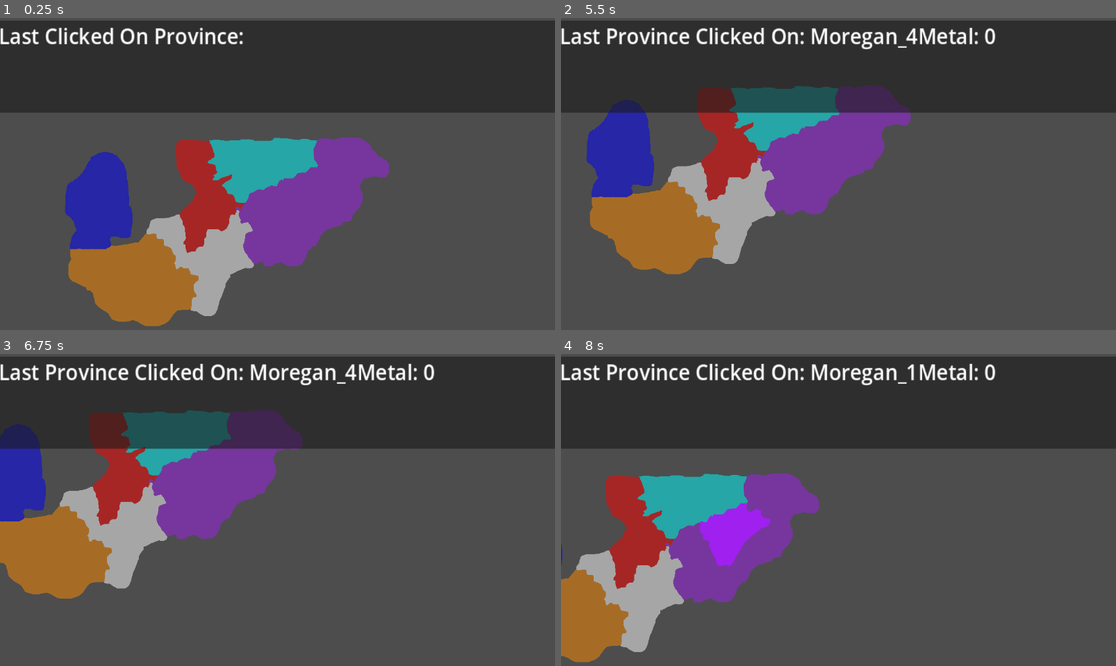
Above: before the commit, frames 1-4 (two rows, left to right).
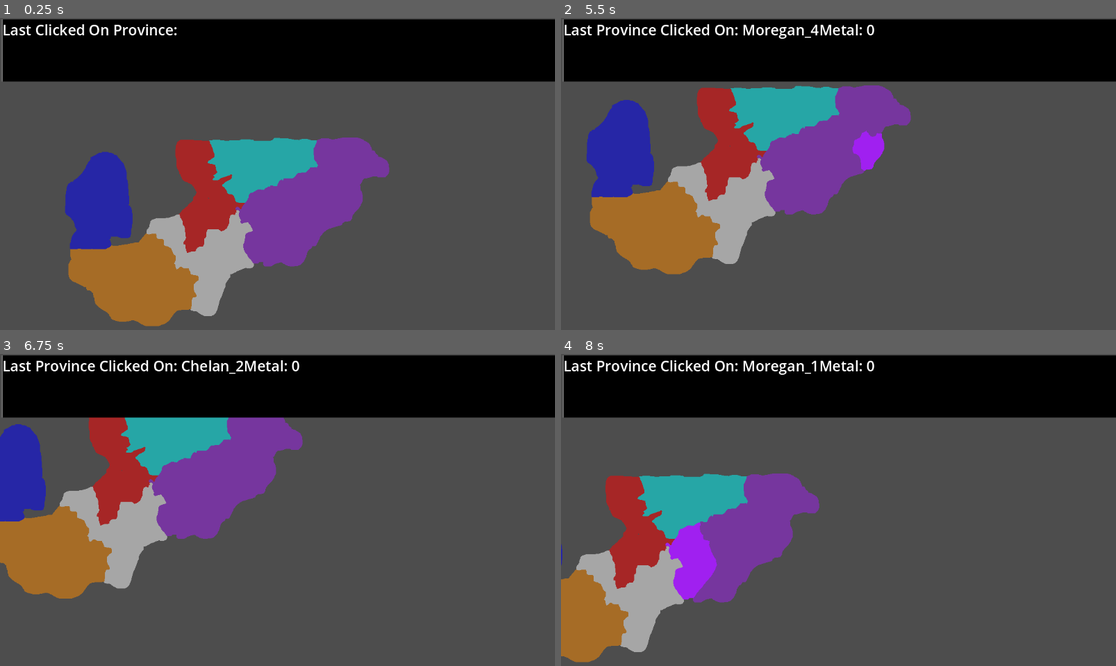
Above: after the commit, the same moments.

Repository: ParkerVetter1/GodotGrandStrategyProject
Game: Godot game, scene res://Scenes/Main.tscn
Same seed, same stepped clock (60 frames per second), same inputs: the game is played once before the commit and once after it.
Inputs (mouse positions are in pixels of both pictures, inside the frame that each line leads up to):
- Up to frame 1 (0.25 s): no input
- Up to frame 2 (5.5 s): tap Enter at 0.5 s; move the mouse to (960, 158) at 0.52 s; hold D (MoveRight) 0.53-1.28 s; hold Shift (Shift) 0.53-1.28 s; click (960, 158) at 0.67 s; move the mouse to (727, 189) at 1.27 s; hold S (MoveDown) 1.28-2.03 s; tap Shift (Shift) at 1.35, 2.85, 4.35 s; click (727, 189) at 1.42 s; move the mouse to (894, 105) at 2.02 s; hold D (MoveRight) 2.03-2.78 s; hold Shift (Shift) 2.03-2.78 s; click (894, 105) at 2.17 s; move the mouse to (810, 236) at 2.77 s; hold W (MoveUp) 2.78-3.53 s; click (810, 236) at 2.92 s; move the mouse to (1005, 220) at 3.52 s; hold Shift (Shift) 3.53-4.28 s; hold A (MoveLeft) 3.53-5.03 s; click (1005, 220) at 3.67 s; move the mouse to (672, 127) at 4.27 s; click (672, 127) at 4.42 s; move the mouse to (866, 174) at 5.02 s; hold S (MoveDown) from 5.03 s (still down); hold Shift (Shift) from 5.03 s (still down); click (866, 174) at 5.17 s
- Up to frame 3 (6.75 s): move the mouse to (194, 432) at 5.77 s; release S (MoveDown) at 5.78 s; release Shift (Shift) at 5.78 s; hold D (MoveRight) 5.78-6.53 s; tap Shift (Shift) at 5.85 s; click (194, 432) at 5.92 s; move the mouse to (399, 494) at 6.52 s; hold W (MoveUp) from 6.53 s (still down); hold Shift (Shift) from 6.53 s (still down); click (399, 494) at 6.67 s
- Up to frame 4 (8 s): move the mouse to (727, 525) at 7.27 s; release W (MoveUp) at 7.28 s; release Shift (Shift) at 7.28 s; hold D (MoveRight) from 7.28 s (still down); tap Shift (Shift) at 7.35 s; click (727, 525) at 7.42 s

The runs differ from the first frame. In frame 1, 30% of the frame differs, in the area x 0-100%, y 0-31%; in frame 2, 30%; in frame 3, 30%; in frame 4, 32%, in the area x 0-100%, y 0-79%.
Error before the commit: Invalid access to property or key 'name' on a base object of type 'Nil'. (res://Scripts/UIManager.gd:16)

Commit message:
added backend to the provinces need to make the script for it though

Diff:
--- /dev/null
+++ b/Layouts/BlackPanel.tres
@@ -0,0 +1,4 @@
+[gd_resource type="StyleBoxFlat" format=3 uid="uid://bvhudybkgx0xy"]
+
+[resource]
+bg_color = Color(0, 0, 0, 1)
--- a/Scenes/Main.tscn
+++ b/Scenes/Main.tscn
@@ -24,16 +24,19 @@
 scale = Vector2(1.40104, 1.48148)
 script = ExtResource("3_c6ewo")
 
-[node name="MainUi" parent="Camera2D" instance=ExtResource("5_0227v")]
-anchors_preset = 8
-anchor_left = 0.5
-anchor_top = 0.5
-anchor_right = 0.5
-anchor_bottom = 0.5
-offset_left = -413.264
-offset_top = -215.325
-offset_right = -413.264
-offset_bottom = -215.325
+[node name="CanvasLayer" type="CanvasLayer" parent="."]
+layer = 3
+
+[node name="MainUi" parent="CanvasLayer" instance=ExtResource("5_0227v")]
+unique_name_in_owner = true
+offset_left = 4.0
+offset_top = 3.0
+offset_right = 1.0
+offset_bottom = 5.0
+mouse_filter = 1
+
+[node name="Regions_Data" type="Node" parent="."]
+unique_name_in_owner = true
 
 [connection signal="child_entered_tree" from="Regions" to="." method="_on_regions_child_entered_tree"]
 [connection signal="child_entered_tree" from="Regions" to="Regions" method="_on_child_entered_tree"]
--- a/Scenes/MainUI.tscn
+++ b/Scenes/MainUI.tscn
@@ -1,6 +1,7 @@
-[gd_scene load_steps=3 format=3 uid="uid://0vmeeoo6lau4"]
+[gd_scene load_steps=4 format=3 uid="uid://0vmeeoo6lau4"]
 
 [ext_resource type="Script" path="res://Scripts/UIManager.gd" id="1_nf2ua"]
+[ext_resource type="StyleBox" uid="uid://bvhudybkgx0xy" path="res://Layouts/BlackPanel.tres" id="2_uysxf"]
 
 [sub_resource type="LabelSettings" id="LabelSettings_0m8tt"]
 font_size = 30
@@ -12,16 +13,36 @@
 anchor_bottom = 1.0
 grow_horizontal = 2
 grow_vertical = 2
+size_flags_horizontal = 3
+size_flags_vertical = 3
 script = ExtResource("1_nf2ua")
 
 [node name="HeaderUIPanel" type="Panel" parent="."]
-layout_mode = 0
-offset_right = 1151.0
-offset_bottom = 129.0
+z_index = 8
+layout_mode = 1
+anchors_preset = -1
+anchor_right = 1.0
+anchor_bottom = 0.199
+offset_left = 0.5
+offset_right = -0.5
+offset_bottom = 0.0479889
+grow_horizontal = 2
+theme_override_styles/panel = ExtResource("2_uysxf")
 
 [node name="ClickedOnProvince" type="Label" parent="HeaderUIPanel"]
-layout_mode = 0
-offset_right = 371.0
-offset_bottom = 46.0
+layout_mode = 1
+anchors_preset = -1
+anchor_right = 0.322
+anchor_bottom = 0.357
+offset_right = 0.37796
+offset_bottom = -0.0530014
 text = "Last Clicked On Province: "
 label_settings = SubResource("LabelSettings_0m8tt")
+
+[node name="ColorRect" type="ColorRect" parent="."]
+layout_mode = 1
+anchors_preset = -1
+anchor_right = 1.003
+anchor_bottom = 0.199
+offset_right = 0.543945
+offset_bottom = 0.0479889
--- /dev/null
+++ b/Scenes/Region_Data.tscn
@@ -0,0 +1,3 @@
+[gd_scene format=3 uid="uid://blwm8t6fk0st0"]
+
+[node name="RegionData" type="Node"]
--- a/Scripts/Camera.gd
+++ b/Scripts/Camera.gd
@@ -2,8 +2,11 @@
 
 var speed = 120
 
+
 # Called when the node enters the scene tree for the first time.
 func _ready() -> void:
+	var mainUI = 	%MainUi
+	#mainUI.
 	pass # Replace with function body.
 
 func _process(delta):
--- a/Scripts/Main.gd
+++ b/Scripts/Main.gd
@@ -1,16 +1,22 @@
 extends Node2D
 
 @onready var mapImage = %SpriteMap
+
+@onready var regions_Data = %Regions_Data
 
 signal provinceWasClicked
 
 var referenceToRegionsNodes = []
 var referenceToAllProvinces = []
 
+var dataReferenceToRegionsNodes = []
+var dataReferenceToAllProvinces = []
+
 # Called when the node enters the scene tree for the first time.
 func _ready() -> void:
 	mapImage.visible = false
 	load_regions()
+	populateRegionsData()
 
 #the last clickedProvince
 func clickedNode(node):
@@ -22,6 +28,25 @@
 		for i in n.get_child_count():
 			k = k + 1
 			referenceToAllProvinces[k].connect("WasClicked", Callable(self, "clickedNode"))
+
+########### Regions_Data loading ###########
+func populateRegionsData():
+	for n in referenceToRegionsNodes.size():
+		var region = load("res://Scenes/Region_Data.tscn").instantiate()
+		region.name = referenceToRegionsNodes[n].name
+		dataReferenceToRegionsNodes.append(region)
+		regions_Data.add_child(region)
+		for i in referenceToRegionsNodes[n].get_child_count():
+				var province = load("res://Scenes/Region_Data.tscn").instantiate()
+				i += 1
+				province.name = referenceToRegionsNodes[n].name + "_" + str(i)
+				i -= 1
+				dataReferenceToAllProvinces.append(province)
+				region.add_child(province)
+
+########### Regions_Data loading ###########
+
+########### Regions loading ###########
 
 func load_regions():
 	var image = mapImage.get_texture().get_image()
@@ -72,6 +97,10 @@
 	get_node("Regions").add_child(region)
 	return region
 
+########### Regions loading ###########
+
+########### file import/ setup poylgons loading ###########
+
 func get_pixel_color_dict(image):
 	var pixel_color_dict = {}
 	for y in range(image.get_height()):
@@ -99,3 +128,5 @@
 	else:
 		print("Failed to open file:", filepath)
 		return null
+
+########### file import/ setup poylgons loading ###########
--- a/Scripts/UIManager.gd
+++ b/Scripts/UIManager.gd
@@ -2,6 +2,7 @@
 
 @onready var label = $HeaderUIPanel/ClickedOnProvince
 var clickedOnNode
+var clickedHappened = false
 
 # Called when the node enters the scene tree for the first time.
 func _ready() -> void:
@@ -9,8 +10,9 @@
 	MainNode.connect("provinceWasClicked", Callable(self, "clickedNode"))
 
 func clickedNode(nameOfNodeClicked):
+	clickedHappened = true
 	clickedOnNode = nameOfNodeClicked
-	#label.text = "Last Province Clicked On: " + nameOfNodeClicked.name + "Metal: " + str(nameOfNodeClicked.resources["Metal"])
 
 func _process(delta: float) -> void:
-	label.text = "Last Province Clicked On: " + clickedOnNode.name + "Metal: " + str(clickedOnNode.resources["Metal"])
+	if clickedHappened:
+		label.text = "Last Province Clicked On: " + clickedOnNode.name + "Metal: " + str(clickedOnNode.resources["Metal"])
